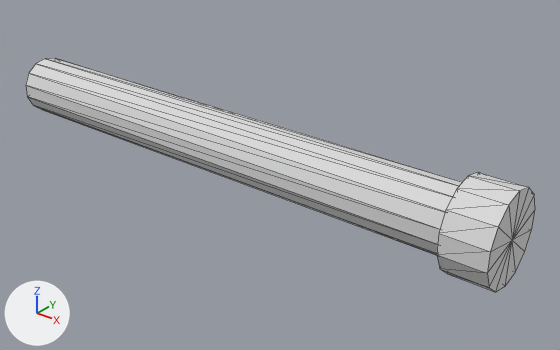
What one commit did to the OBJ model packages/excavator_sim/urdf/meshes/bucket_cyl_rod.obj.
Camera for both pictures: a 50 mm camera at (1.46, -0.983, 0.584) aimed at (0.642, 0.039, -0.05). Lighting does not change. The marker at lower left points along +X, +Y and +Z. The first picture is the older version. Mesh edges are drawn as thin lines. Where no turn or scale is listed for an object, it has been applied to the vertices.

Script lines for the objects in view, before the commit:
```python
me_bucket_cyl_rod = bpy.data.meshes.new('bucket_cyl_rod')
me_bucket_cyl_rod.from_pydata(...)  # a 14-sided cylinder along x spanning x 0.0..1.08, y -0.058..0.058, z -0.06..0.06; a 14-sided cylinder along x spanning x 1.03..1.11, y -0.079..0.079, z -0.081..0.081
me_bucket_cyl_rod.materials.append(mat_steel_light)  # light grey #dadada
ob_bucket_cyl_rod = bpy.data.objects.new('bucket_cyl_rod', me_bucket_cyl_rod)
ob_bucket_cyl_rod.location = (0.0, 0.0, 0.0)
```
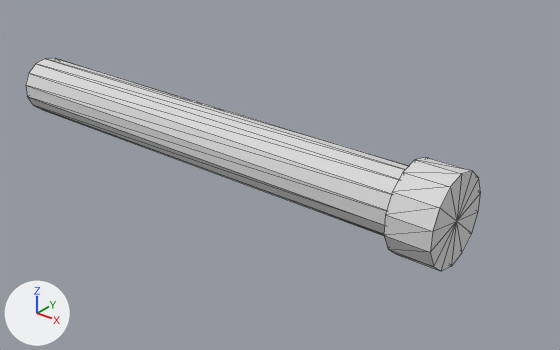
The change, as a list of edits to the scene's bpy script:
```text
Change me_bucket_cyl_rod:
    used by ob_bucket_cyl_rod; location = (0.0, 0.0, 0.0)
    remove me_bucket_cyl_rod.from_pydata(...)  # 60 vertices, 112 faces; spans x 0.0..1.11, y -0.079..0.079, z -0.081..0.081
    add me_bucket_cyl_rod.from_pydata(...)  # 60 vertices, 112 faces; spans x 0.0..1.02, y -0.079..0.079, z -0.081..0.081
    me_bucket_cyl_rod part 1: the loose piece of 30 vertices spanning x 1.03..1.11, y -0.079..0.079, z -0.081..0.081 is moved by (-0.09, 0.0, 0.0)
    me_bucket_cyl_rod part 2: all 15 vertices in x 1.08, y -0.058..0.058, z -0.06..0.06 are moved by (-0.09, 0.0, 0.0)
```

Changed parts and their boxes [x1, y1, x2, y2] in the pictures (560 x 350 px; the box of a moved part takes in the faces that stretch with it):
'bucket_cyl_rod', reshaped (11% narrower, 9% shorter)
    before: [26, 58, 535, 292]
    after: [26, 58, 481, 271]
part 1 of me_bucket_cyl_rod, moved or reshaped
    before: [437, 173, 535, 292]
    after: [384, 157, 481, 271]
part 2 of me_bucket_cyl_rod, moved or reshaped
    before: [78, 87, 462, 255]
    after: [78, 87, 408, 236]
